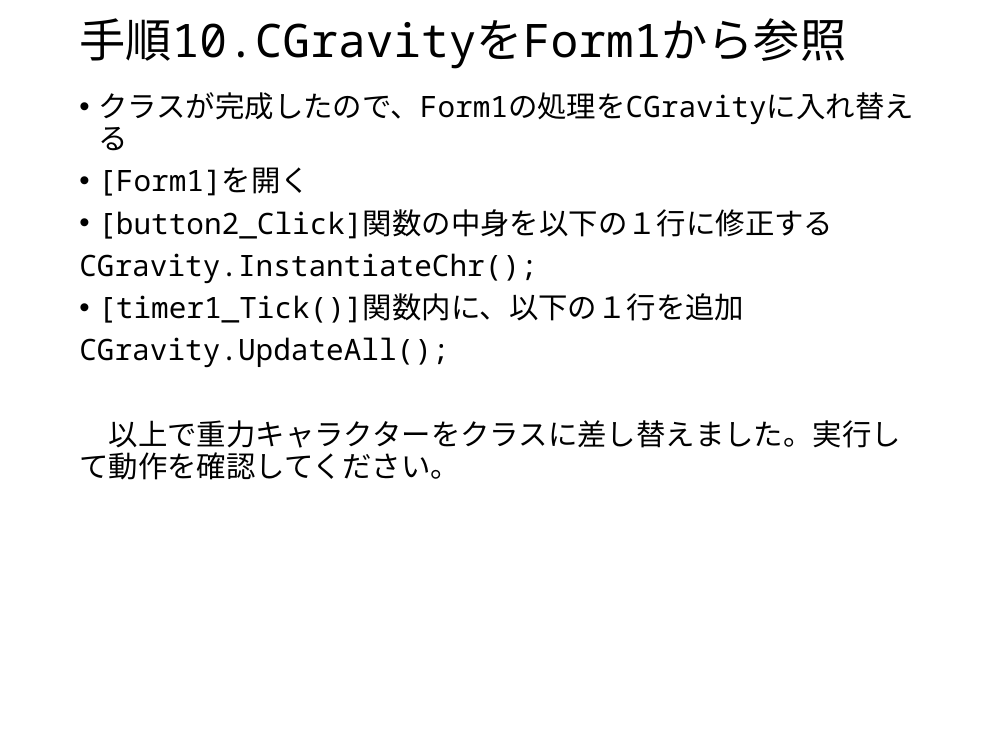
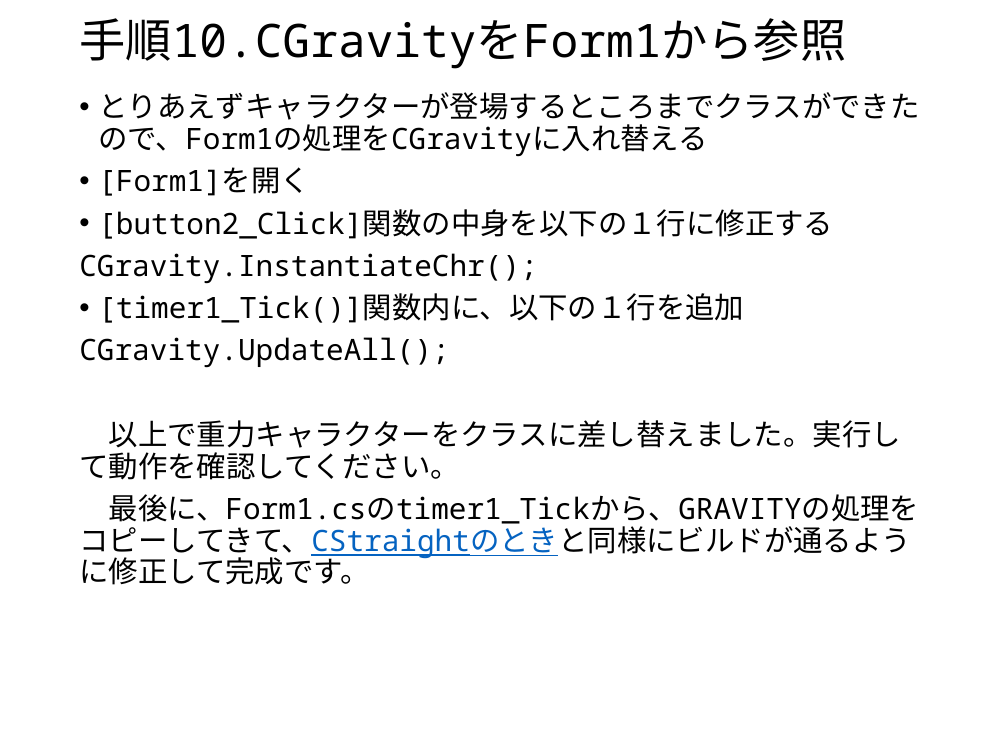
Before and after one commit to tanakaedu/ChrMoveClassPrac, a slide deck: slide 23 of texts/クラス練習.pptx. Drawn at 1008x756 pixels with LibreOffice and Linux fonts; fonts in the diff are those of the drawing. Boxes give left, top, right and bottom in pixels: in the first picture for what was removed or moved away, otherwise in the second. Text is boxed around its words. In the diff, an @@ line names an element or a change of style, - is before the commit and + after.

Commit message:
1/22　1コマ終わり
・CGravityを追加
・ポリモーフィズム開始。Updateの抽象化から

```diff
--- a/texts/クラス練習.pptx
+++ b/texts/クラス練習.pptx
@@ text at bbox=[98, 92, 920, 157]: text changed @@
-• クラスが完成したので、Form1の処理をCGravityに入れ替える
+• とりあえずキャラクターが登場するところまでクラスができたので、Form1の処理をCGravityに入れ替える
@@ text at bbox=[79, 494, 920, 585]: paragraph added @@
+最後に、Form1.csのtimer1_Tickから、GRAVITYの処理をコピーしてきて、CStraightのときと同様にビルドが通るように修正して完成です。
```
Also in this commit, not shown: 5 other slides changed, 4 other files.
